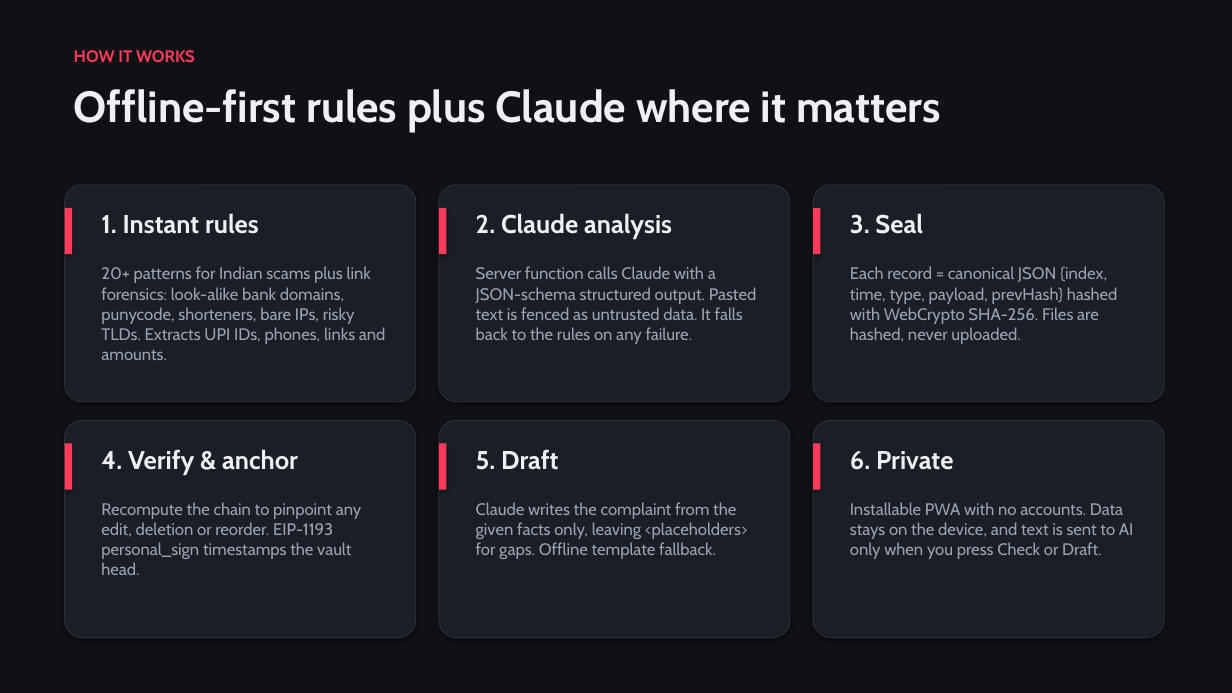
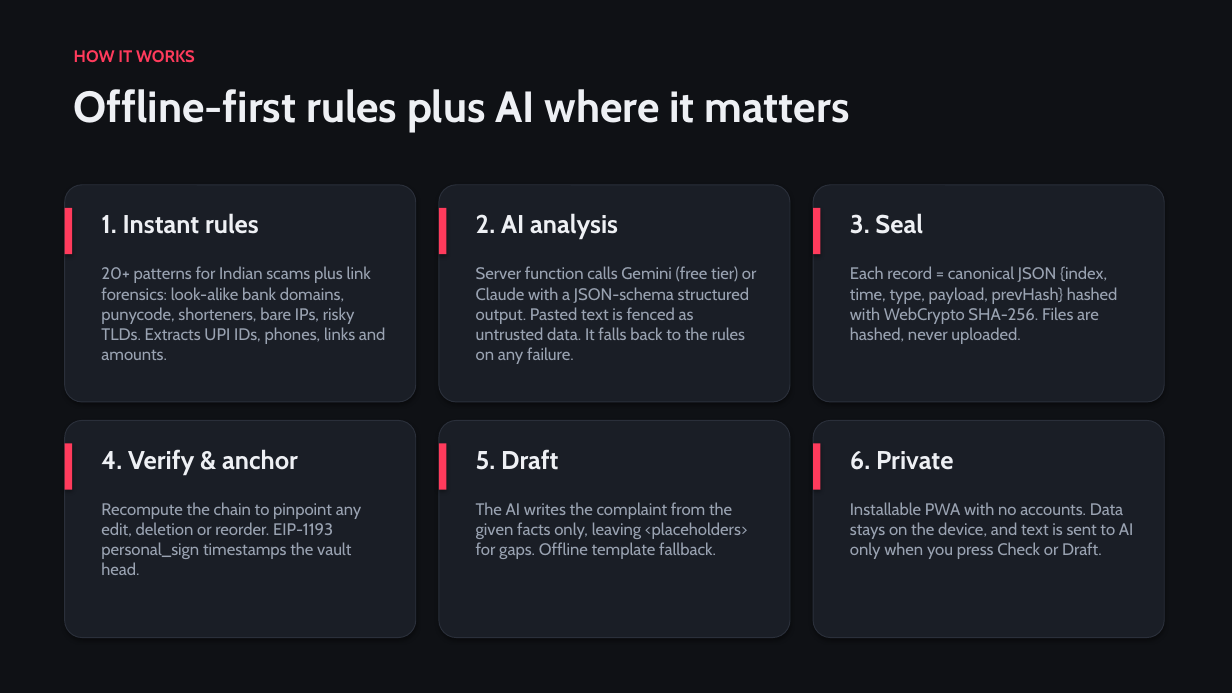
Before and after one commit to nobraindev-pavan/Rakshanet, a slide deck: slide 4 of docs/RakshaNet-Pitch-Deck.pptx. Drawn at 1232x693 pixels with LibreOffice and Linux fonts; fonts in the diff are those of the drawing. Boxes give left, top, right and bottom in pixels: in the first picture for what was removed or moved away, otherwise in the second. Text is boxed around its words. In the diff, an @@ line names an element or a change of style, - is before the commit and + after.

```diff
--- a/docs/RakshaNet-Pitch-Deck.pptx
+++ b/docs/RakshaNet-Pitch-Deck.pptx
@@ text at box(74, 89, 850, 132): text changed @@
-Offline-first rules plus Claude where it matters
+Offline-first rules plus AI where it matters
@@ text at box(476, 213, 618, 239): text changed @@
-2. Claude analysis
+2. AI analysis
@@ text at box(476, 266, 756, 364): text changed @@
-Server function calls Claude with a JSON-schema structured output. Pasted text is fenced as untrusted data. It falls back to the rules on any failure.
+Server function calls Gemini (free tier) or Claude with a JSON-schema structured output. Pasted text is fenced as untrusted data. It falls back to the rules on any failure.
@@ text at box(476, 502, 748, 559): text changed @@
-Claude writes the complaint from the given facts only, leaving <placeholders> for gaps. Offline template fallback.
+The AI writes the complaint from the given facts only, leaving <placeholders> for gaps. Offline template fallback.
```
Also in this commit, not shown: 2 other slides changed, 9 other files.
